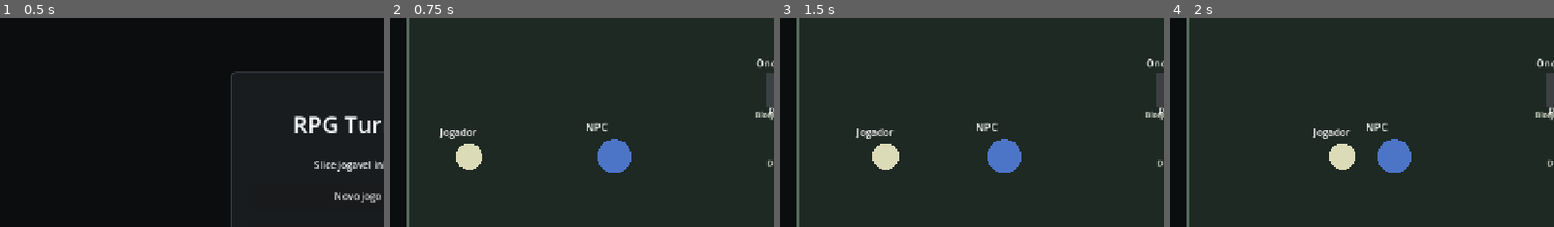
Above: before the commit, frames 1-4 (left to right).
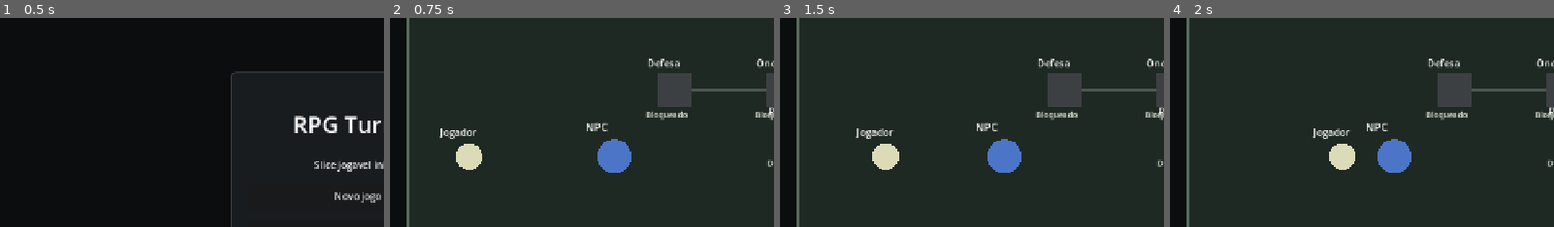
Above: after the commit, the same moments.

Repository: Bournellis/Studio
Game: Godot game, scene res://modes/boot/boot.tscn
The game is run twice, just before and just after one commit, with the same random seed, the same clock (stepped at 60 frames per second) and the same inputs.
Inputs (mouse positions are % of the whole screen's width and height, from its top left):
- Up to frame 1 (0.5 s): no input
- Up to frame 2 (0.75 s): click "Novo jogo" at 0.5 s
- Up to frame 3 (1.5 s): tap Enter at 1.25 s; move the mouse to (72, 47) at 1.27 s; hold D from 1.28 s (still down); hold Shift from 1.28 s (still down); click (72, 47) at 1.42 s
- Up to frame 4 (2 s): keep holding D; keep holding Shift
The pictures show only the part of the screen within x 3-53%, y 15-65%; the shares and areas given below are measured in that part.

Frame 1 is identical in both runs. In frame 2, 2.2% of the frame differs, in the area x 66-98%, y 19-50%; in frame 3, 2.2%; in frame 4, 2.2%.

Commit message:
Implement rpg-turnos defesa mode

Diff:
--- a/Projetos/rpg-turnos/battle/battle_engine.gd
+++ b/Projetos/rpg-turnos/battle/battle_engine.gd
@@ -8,6 +8,7 @@
 const MODE_CLEAR_BOARD: String = "limpar_mesa"
 const MODE_DUEL: String = "duelo"
 const MODE_WAVES: String = "ondas"
+const MODE_DEFENSE: String = "defesa"
 
 const DAMAGE_FISICO_MELEE: String = "fisico_melee"
 const DAMAGE_FISICO_ALCANCE: String = "fisico_alcance"
@@ -62,6 +63,8 @@
 var encounter_name: String = ""
 var wave_index: int = 0
 var wave_count: int = 0
+var defense_turn_limit: int = 0
+var defense_turns_survived: int = 0
 var active_player_id: String = PLAYER_ID
 var priority_owner_id: String = PLAYER_ID
 var consecutive_passes: int = 0
@@ -95,6 +98,8 @@
 	round_number = 1
 	wave_index = 0
 	wave_count = 0
+	defense_turn_limit = 0
+	defense_turns_survived = 0
 	_waves = []
 	active_player_id = PLAYER_ID
 	priority_owner_id = PLAYER_ID
@@ -137,6 +142,9 @@
 		"wave_index": wave_index,
 		"wave_count": wave_count,
 		"wave_label": get_wave_label(),
+		"defense_turn_limit": defense_turn_limit,
+		"defense_turns_survived": defense_turns_survived,
+		"defense_label": get_defense_label(),
 		"active_player_id": active_player_id,
 		"priority_owner_id": priority_owner_id,
 		"consecutive_passes": consecutive_passes,
@@ -159,6 +167,8 @@
 			return "Duelo"
 		MODE_WAVES:
 			return "Ondas"
+		MODE_DEFENSE:
+			return "Defesa"
 		_:
 			return modo_batalha
 
@@ -166,6 +176,17 @@
 	if modo_batalha != MODE_WAVES or wave_count <= 0:
 		return ""
 	return "Onda %d/%d" % [wave_index + 1, wave_count]
+
+func get_defense_label() -> String:
+	if modo_batalha != MODE_DEFENSE or defense_turn_limit <= 0:
+		return ""
+	return "Defesa %d/%d" % [defense_turns_survived, defense_turn_limit]
+
+func get_mode_progress_label() -> String:
+	var wave_text: String = get_wave_label()
+	if wave_text != "":
+		return wave_text
+	return get_defense_label()
 
 func get_priority_label() -> String:
 	if outcome != "":
@@ -628,7 +649,7 @@
 	var player_hero_resource = _catalog.player_hero
 	var enemy_hero_resource = _catalog.enemy_hero
 	var encounter_mode: String = str(encounter.get("mode", MODE_CLEAR_BOARD))
-	var enemy_is_encounter_controller: bool = encounter_mode == MODE_CLEAR_BOARD or encounter_mode == MODE_WAVES
+	var enemy_is_encounter_controller: bool = encounter_mode == MODE_CLEAR_BOARD or encounter_mode == MODE_WAVES or encounter_mode == MODE_DEFENSE
 	var player_controller: Dictionary = {
 		"id": PLAYER_ID,
 		"kind": "humano",
@@ -681,6 +702,8 @@
 	_waves = Array(encounter.get("waves", []))
 	wave_count = _waves.size() if modo_batalha == MODE_WAVES else 0
 	wave_index = 0
+	defense_turn_limit = int(encounter.get("defense_turn_limit", 0)) if modo_batalha == MODE_DEFENSE else 0
+	defense_turns_survived = 0
 	if modo_batalha == MODE_WAVES and wave_count > 0:
 		_spawn_wave(0)
 	else:
@@ -793,6 +816,10 @@
 	_cleanup_turn(active_player_id)
 	if outcome != "":
 		return
+	_record_defense_turn_survived(active_player_id)
+	_check_outcome()
+	if outcome != "":
+		return
 	discard_controller_id = ""
 	discard_target_size = DISCARD_PHASE_TARGET
 	discard_voluntary_allowed = true
@@ -804,6 +831,13 @@
 	_log("Limpeza tecnica do turno de %s." % _owner_label(controller_id))
 	_remove_destroyed()
 	_check_outcome()
+
+func _record_defense_turn_survived(controller_id: String) -> void:
+	if modo_batalha != MODE_DEFENSE or controller_id != ENEMY_ID:
+		return
+	defense_turns_survived = min(defense_turn_limit, defense_turns_survived + 1)
+	_log("Defesa: %d/%d turno(s) inimigo(s) sobrevivido(s)." % [defense_turns_survived, defense_turn_limit])
+	_sync_public_fields()
 
 func _perform_enemy_action() -> Dictionary:
 	if not _enemy_ai_enabled:
@@ -1240,6 +1274,8 @@
 		victory = _controller_has_hero(ENEMY_ID) and enemy_health <= 0
 	elif modo_batalha == MODE_WAVES:
 		victory = wave_count > 0 and wave_index >= wave_count - 1 and _enemy_board_is_clear()
+	elif modo_batalha == MODE_DEFENSE:
+		victory = defense_turn_limit > 0 and defense_turns_survived >= defense_turn_limit
 	else:
 		victory = _enemy_board_is_clear()
 	if player_dead:
--- a/Projetos/rpg-turnos/data/definitions/slice_catalog.json
+++ b/Projetos/rpg-turnos/data/definitions/slice_catalog.json
@@ -1471,6 +1471,31 @@
       "reward_cards": [
         "chuva_brasas"
       ]
+    },
+    {
+      "id": "defesa_do_portao",
+      "display_name": "Defesa do Portao",
+      "mode": "defesa",
+      "board_id": "muralha_desfiladeiro",
+      "defense_turn_limit": 2,
+      "notes": "Primeiro encontro do modo defesa. O objetivo e sobreviver a dois turnos inimigos completos, sem heroi inimigo e sem vitoria automatica por limpar a mesa. O jogador conserva o fluxo normal de mao, deck e energia enquanto segura a pressao inicial.",
+      "starting_enemy_slots": [
+        {
+          "slot": 0,
+          "card_id": "goblin_ponte"
+        },
+        {
+          "slot": 2,
+          "card_id": "ladrao_rapido"
+        },
+        {
+          "slot": 5,
+          "card_id": "atirador_torre"
+        }
+      ],
+      "reward_cards": [
+        "guardiao_portal"
+      ]
     }
   ],
   "enemy_script": [],
--- a/Projetos/rpg-turnos/data/generated/slice_catalog.tres
+++ b/Projetos/rpg-turnos/data/generated/slice_catalog.tres
@@ -1048,4 +1048,22 @@
 }],
 "wave_number": 2.0
 }]
+}, {
+"board_id": "muralha_desfiladeiro",
+"defense_turn_limit": 2.0,
+"display_name": "Defesa do Portao",
+"id": "defesa_do_portao",
+"mode": "defesa",
+"notes": "Primeiro encontro do modo defesa. O objetivo e sobreviver a dois turnos inimigos completos, sem heroi inimigo e sem vitoria automatica por limpar a mesa. O jogador conserva o fluxo normal de mao, deck e energia enquanto segura a pressao inicial.",
+"reward_cards": ["guardiao_portal"],
+"starting_enemy_slots": [{
+"card_id": "goblin_ponte",
+"slot": 0.0
+}, {
+"card_id": "ladrao_rapido",
+"slot": 2.0
+}, {
+"card_id": "atirador_torre",
+"slot": 5.0
+}]
 }])
--- a/Projetos/rpg-turnos/modes/battle/battle_root.gd
+++ b/Projetos/rpg-turnos/modes/battle/battle_root.gd
@@ -292,7 +292,7 @@
 	variant_label.text = "Modo: %s" % engine.get_mode_label()
 	phase_label.text = "Fase: %s" % engine.get_phase_label()
 	priority_label.text = "%s | %s" % [engine.get_active_controller_label(), engine.get_priority_label()]
-	wave_label.text = engine.get_wave_label()
+	wave_label.text = engine.get_mode_progress_label()
 	wave_label.visible = wave_label.text != ""
 	route_label.text = engine.get_board_route_summary()
 	_update_vitals()
@@ -309,6 +309,8 @@
 		enemy_hero_label.text = "Heroi inimigo: %d HP | Armadura %d" % [engine.enemy_health, engine.enemy_armor]
 	elif engine.modo_batalha == BattleEngineScript.MODE_WAVES:
 		enemy_hero_label.text = "Sem heroi inimigo | Objetivo: vencer %s" % engine.get_wave_label()
+	elif engine.modo_batalha == BattleEngineScript.MODE_DEFENSE:
+		enemy_hero_label.text = "Sem heroi inimigo | Objetivo: sobreviver %s" % engine.get_defense_label()
 	else:
 		enemy_hero_label.text = "Sem heroi inimigo | Objetivo: limpar a mesa"
 	enemy_hero_label.horizontal_alignment = HORIZONTAL_ALIGNMENT_CENTER
@@ -654,6 +656,8 @@
 			summary = "O Duelista Bandido foi derrotado em duelo."
 		elif engine.encounter_id == "invasao_em_ondas":
 			summary = "A invasao em ondas foi repelida."
+		elif engine.encounter_id == "defesa_do_portao":
+			summary = "O portao resistiu ao ataque inimigo."
 		GameSession.complete_encounter(summary)
 		GameSession.save_game()
 	else:
--- a/Projetos/rpg-turnos/modes/world/world_root.gd
+++ b/Projetos/rpg-turnos/modes/world/world_root.gd
@@ -10,6 +10,7 @@
 	{"id": "emboscada_no_cruzamento", "label": "Cruzamento", "position": Vector2(1020, 390), "requires": "duelista_bandido"},
 	{"id": "fortaleza_do_desfiladeiro", "label": "Fortaleza", "position": Vector2(1080, 230), "requires": "emboscada_no_cruzamento"},
 	{"id": "invasao_em_ondas", "label": "Ondas", "position": Vector2(700, 220), "requires": "fortaleza_do_desfiladeiro"},
+	{"id": "defesa_do_portao", "label": "Defesa", "position": Vector2(520, 220), "requires": "invasao_em_ondas"},
 ]
 
 var player_position: Vector2 = Vector2(180, 330)
--- a/Projetos/rpg-turnos/tests/unit/test_battle_engine.gd
+++ b/Projetos/rpg-turnos/tests/unit/test_battle_engine.gd
@@ -195,6 +195,44 @@
 
 	assert_eq(engine.outcome, "victory")
 
+func test_defesa_starts_without_enemy_hero_and_tracks_turn_limit() -> void:
+	var engine = _start_engine(_starter_deck(), {"encounter_id": "defesa_do_portao", "enemy_ai_enabled": false})
+	var enemy: Dictionary = engine._controller("inimigo")
+
+	assert_eq(engine.modo_batalha, "defesa")
+	assert_false(enemy.has("hero"))
+	assert_eq(engine.enemy_health, 0)
+	assert_eq(engine.defense_turn_limit, 2)
+	assert_eq(engine.defense_turns_survived, 0)
+	assert_eq(engine.get_defense_label(), "Defesa 0/2")
+	assert_eq(str(engine.enemy_slots[0].get("card_id", "")), "goblin_ponte")
+	assert_eq(str(engine.enemy_slots[2].get("card_id", "")), "ladrao_rapido")
+	assert_eq(str(engine.enemy_slots[5].get("card_id", "")), "atirador_torre")
+
+func test_defesa_does_not_win_when_enemy_board_is_clear() -> void:
+	var engine = _start_engine(_starter_deck(), {"encounter_id": "defesa_do_portao", "enemy_ai_enabled": false})
+	engine.enemy_slots = [null, null, null, null, null, null]
+
+	engine._check_outcome()
+
+	assert_eq(engine.outcome, "")
+	assert_eq(engine.defense_turns_survived, 0)
+
+func test_defesa_wins_after_required_enemy_turns_survived() -> void:
+	var engine = _start_engine(_starter_deck(), {"encounter_id": "defesa_do_portao", "enemy_ai_enabled": false})
+
+	engine._record_defense_turn_survived("inimigo")
+	engine._check_outcome()
+
+	assert_eq(engine.outcome, "")
+	assert_eq(engine.get_defense_label(), "Defesa 1/2")
+
+	engine._record_defense_turn_survived("inimigo")
+	engine._check_outcome()
+
+	assert_eq(engine.outcome, "victory")
+	assert_eq(engine.get_defense_label(), "Defesa 2/2")
+
 func test_enemy_hero_power_uses_golpe_direto_once() -> void:
 	var engine = _start_engine(_starter_deck(), {"encounter_id": "duelista_bandido", "enemy_ai_enabled": false})
 	engine.active_player_id = "inimigo"
--- a/Projetos/rpg-turnos/tests/unit/test_battle_ui.gd
+++ b/Projetos/rpg-turnos/tests/unit/test_battle_ui.gd
@@ -68,6 +68,19 @@
 	assert_eq(root.engine.modo_batalha, "ondas")
 	assert_true(root.wave_label.visible)
 	assert_eq(root.wave_label.text, "Onda 1/2")
+	assert_true(root.status_label.text.contains("Sem heroi inimigo"))
+	root.free()
+
+func test_battle_header_exposes_defense_progress_for_defesa() -> void:
+	GameSession.set_active_encounter("defesa_do_portao")
+	var root = BattleRootScript.new()
+	add_child(root)
+	await get_tree().process_frame
+	root.engine._enemy_ai_enabled = false
+
+	assert_eq(root.engine.modo_batalha, "defesa")
+	assert_true(root.wave_label.visible)
+	assert_eq(root.wave_label.text, "Defesa 0/2")
 	assert_true(root.status_label.text.contains("Sem heroi inimigo"))
 	root.free()
 
Not shown, changed: 08_Coordenacao_Agentes/Estado_Atual.md
Not shown, added: 08_Coordenacao_Agentes/Kanban/Done/2026-05-06_codex_rpg-turnos_defesa-mode.md
Not shown, changed: Projetos/rpg-turnos/docs/game-design-document.md
Not shown, changed: Projetos/rpg-turnos/implementation/current-status.md
Not shown, changed: Projetos/rpg-turnos/implementation/roadmap.md
Not shown, changed: Projetos/rpg-turnos/implementation/tracks/track-01-foundation-first-prototype/cardgame-core-implementation-plan.md
Not shown, changed: Projetos/rpg-turnos/implementation/tracks/track-01-foundation-first-prototype/current-status.md
